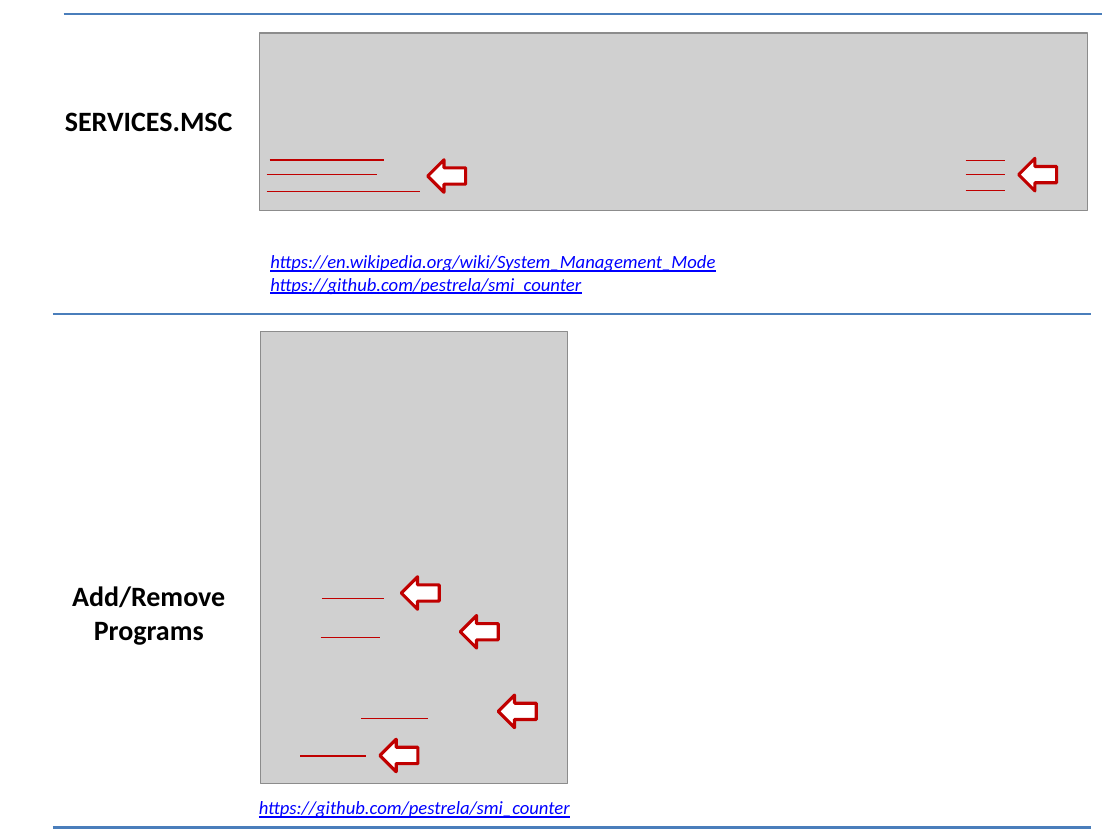
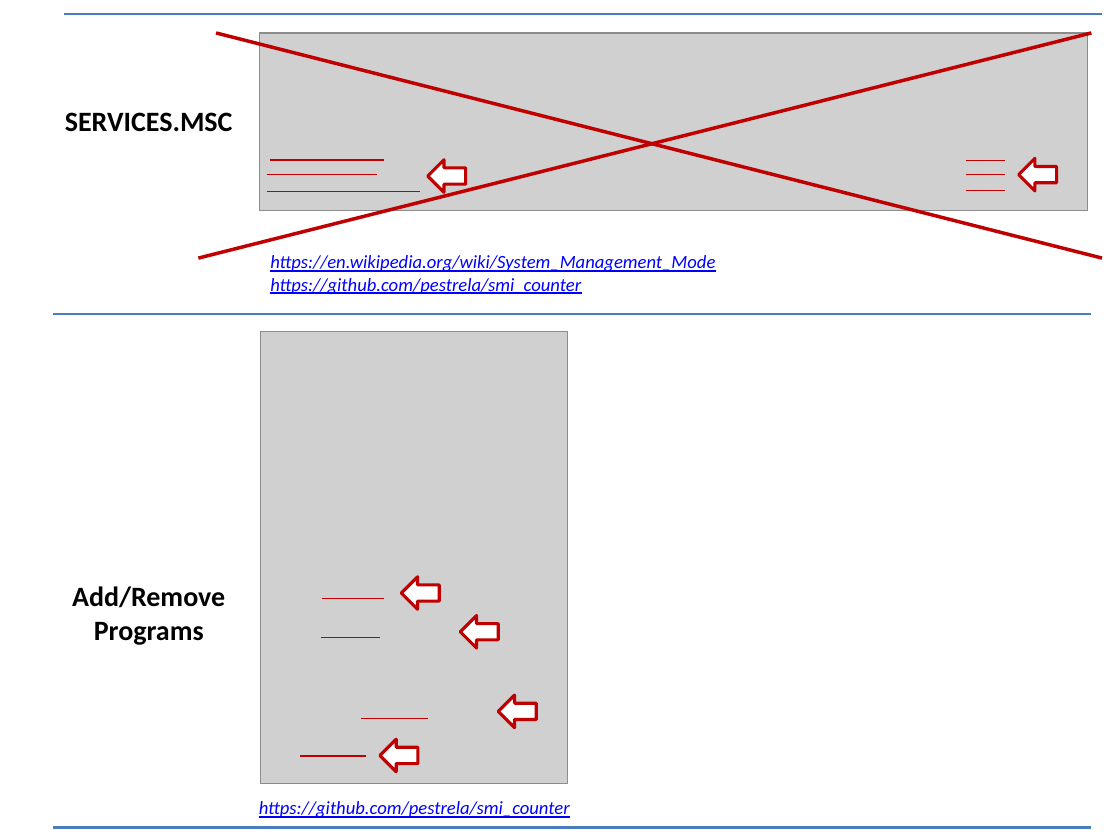
Before and after one commit to pestrela/smi_counter, a slide deck: slide 3 of src/dell_smi_latency_problems v2.pptx. Drawn at 1120x840 pixels with LibreOffice and Linux fonts; fonts in the diff are those of the drawing; grey boxes stand for pictures. Boxes give left, top, right and bottom in pixels: in the first picture for what was removed or moved away, otherwise in the second. Text is boxed around its words. In the diff, an @@ line names an element or a change of style, - is before the commit and + after.

```diff
--- a/src/dell_smi_latency_problems v2.pptx
+++ b/src/dell_smi_latency_problems v2.pptx
@@ line added from (198, 258) to (1091, 32), #C00000 2.25 pt @@
@@ line added from (216, 32) to (1102, 258), #C00000 2.25 pt @@
```
Also in this commit, not shown: 1 other file.
